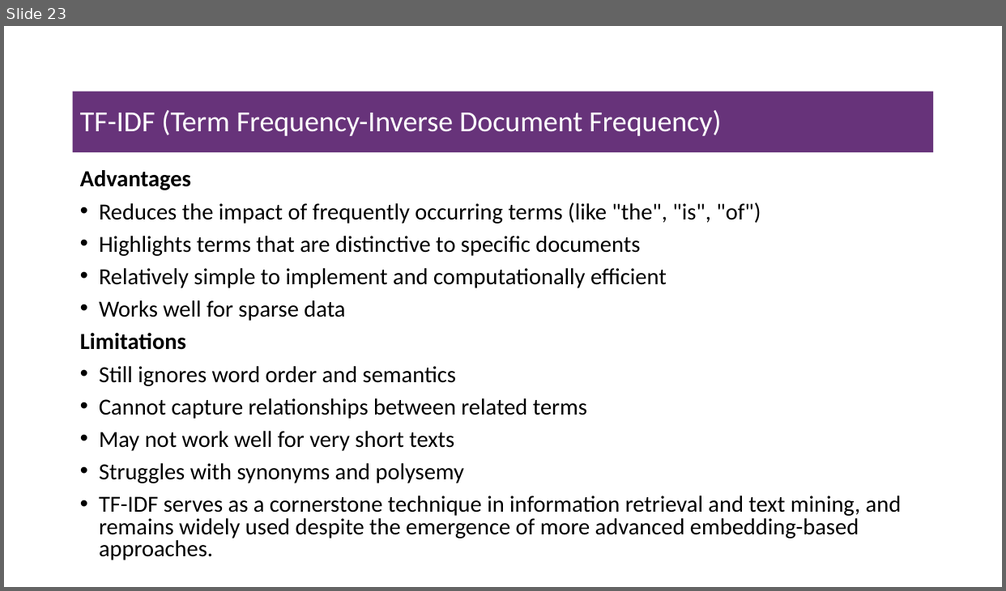
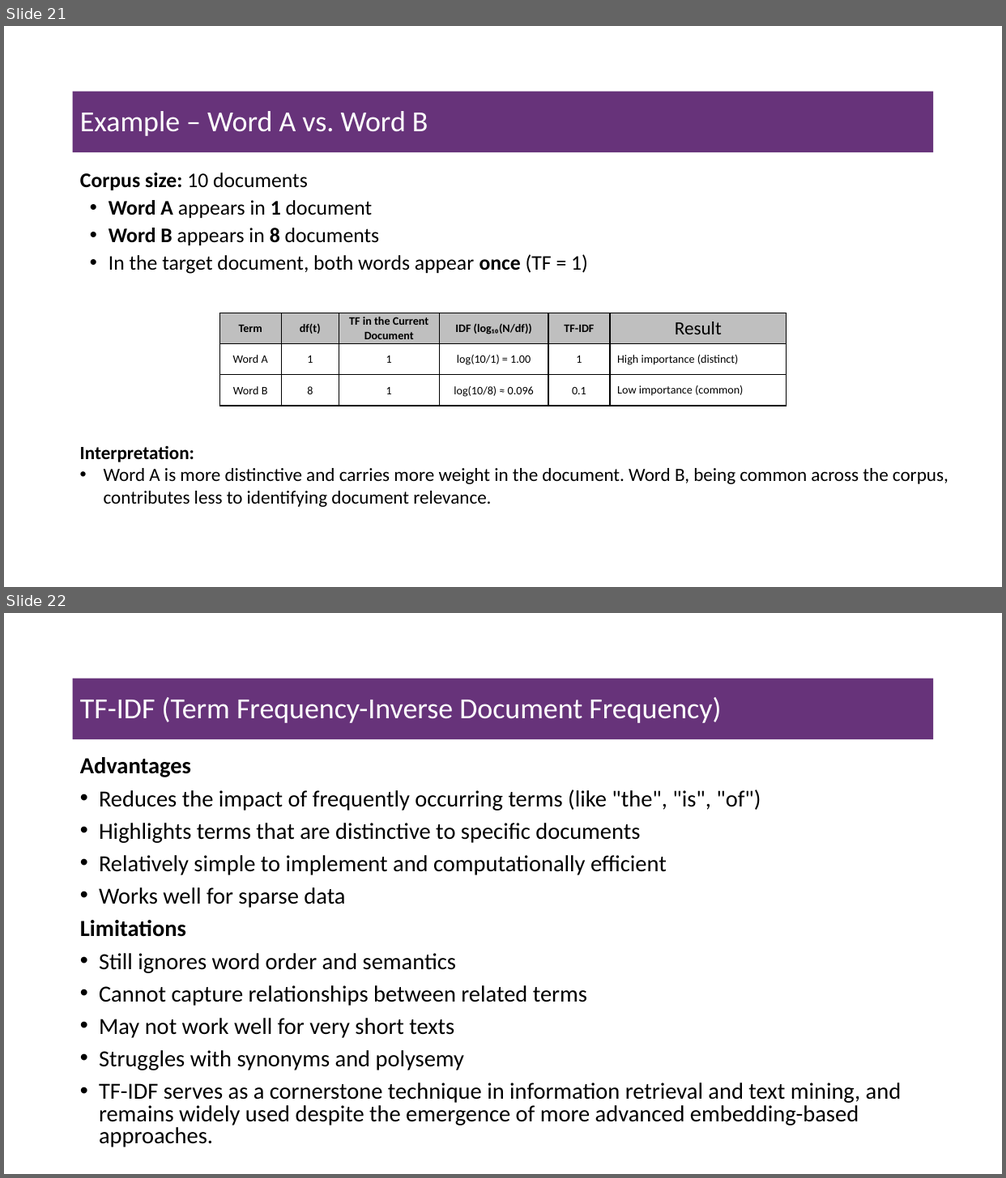
Before and after one commit to msfasha/307307-BI-Methods, a slide deck: 20242-NLP-LLM/lecture notes/Part 1 - Introduction to NLP/1-introduction to NLP.pptx. Shown one above the other, each under a label of ours: slide 23 before the commit, slides 21 and 22 after it. The pictures are 1006x591 and 1006x1178 pixels, drawn with LibreOffice and Linux fonts; fonts in the diff are those of the drawing; background and template pictures are left out. Boxes give left, top, right and bottom in pixels: in the first picture for what was removed or moved away, otherwise in the second. Text is boxed around its words. In the diff, an @@ line names an element or a change of style, - is before the commit and + after.

```diff
--- a/20242-NLP-LLM/lecture notes/Part 1 - Introduction to NLP/1-introduction to NLP.pptx
+++ b/20242-NLP-LLM/lecture notes/Part 1 - Introduction to NLP/1-introduction to NLP.pptx
@@ slide 21 added at (4, 26, 1002, 587), background #FFFFFF @@
@@ title added at (73, 91, 934, 152), fill #67337A, 28 pt, text #FFFFFF @@
+Example – Word A vs. Word B
@@ text added at (80, 173, 588, 274), 20 pt, text #000000 @@
+Corpus size: 10 documents
+  • Word A appears in 1 document
+  • Word B appears in 8 documents
+  • In the target document, both words appear once (TF = 1)
@@ table added at (219, 314, 787, 406), 3 rows, 6 columns @@
+Term | df(t) | TF in the Current Document | IDF (log₁₀(N/df)) | TF-IDF | Result
+Word A | 1 | 1 | log(10/1) = 1.00 | 1 | High importance (distinct)
+Word B | 8 | 1 | log(10/8) ≈ 0.096 | 0.1 | Low importance (common)
@@ text added at (80, 446, 948, 507), 18 pt, text #000000 @@
+Interpretation:
+• Word A is more distinctive and carries more weight in the document. Word B, being common across the corpus, contributes less to identifying document relevance.
@@ what was slide 23 is now slide 22 @@
```
Also in this commit, not shown: 3 slides changed, 2 slides removed, 2 other files.
